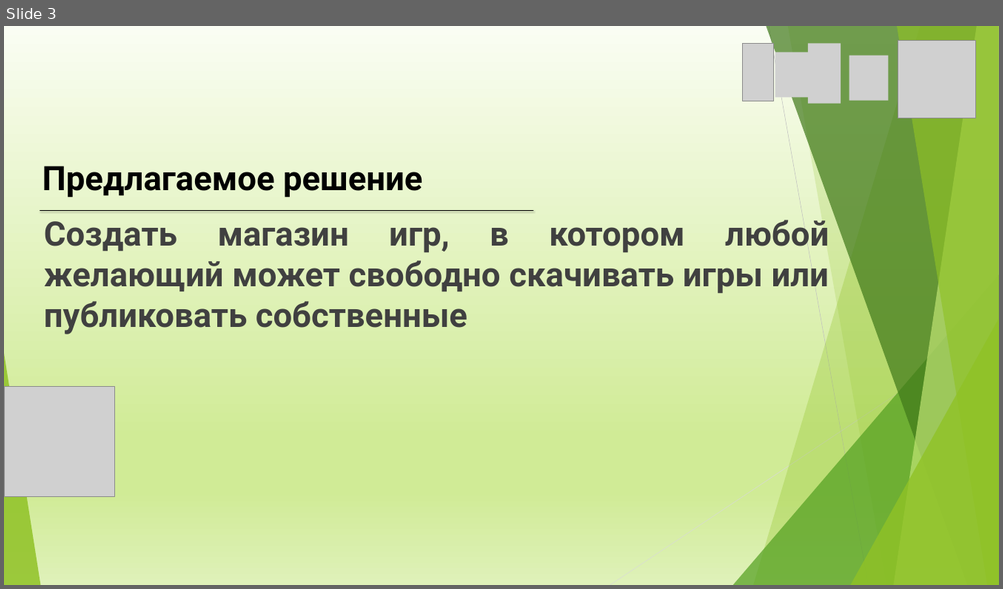
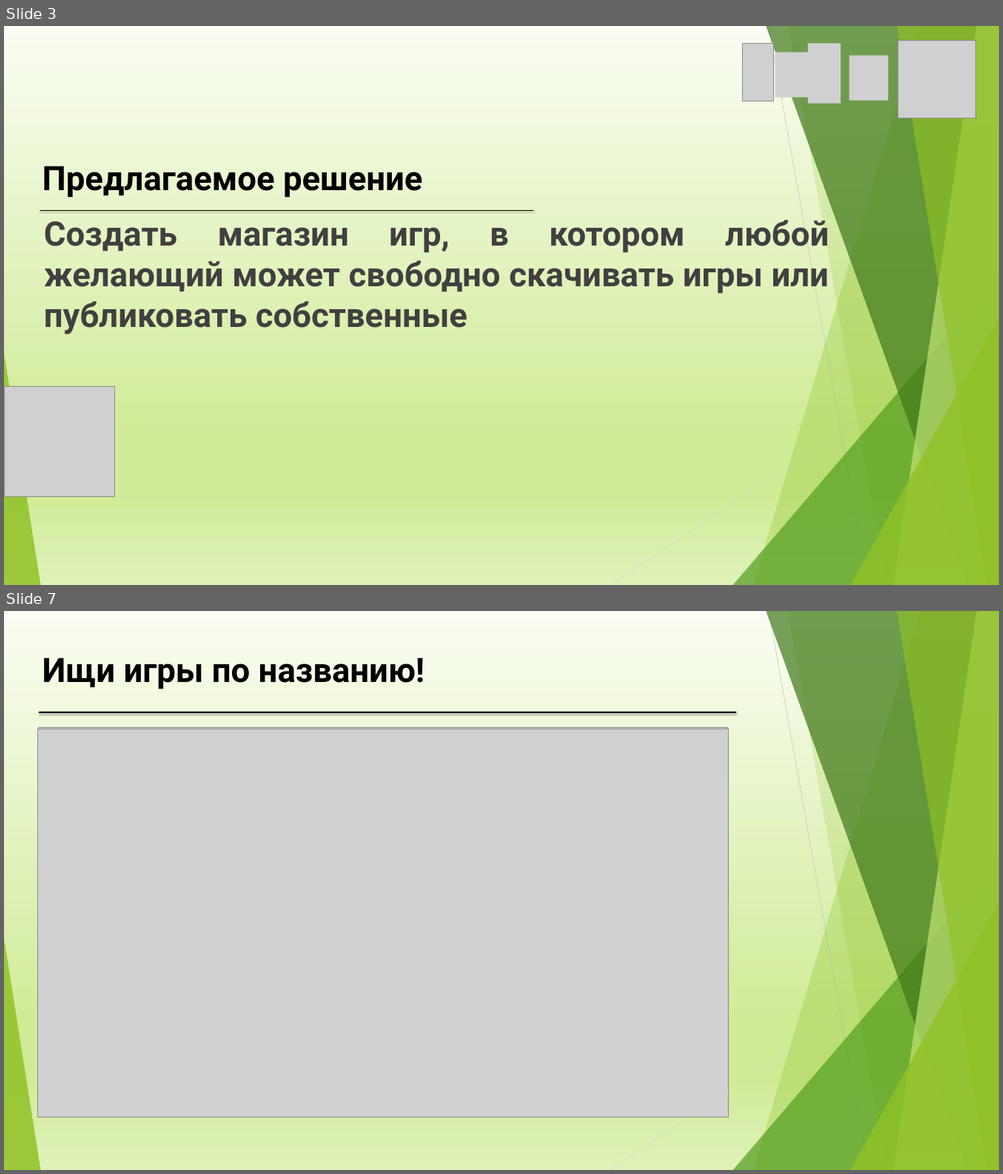
Before and after one commit to mathusha2023/GameStore, a slide deck: Презентация данжона(2).pptx. Shown one above the other, each under a label of ours: slide 3 before the commit, slides 3 and 7 after it; the slides between them are not shown. The pictures are 1003x589 and 1003x1174 pixels, drawn with LibreOffice and Linux fonts; fonts in the diff are those of the drawing; grey boxes stand for pictures. Boxes give left, top, right and bottom in pixels: in the first picture for what was removed or moved away, otherwise in the second. Text is boxed around its words. In the diff, an @@ line names an element or a change of style, - is before the commit and + after.

```diff
--- a/Презентация данжона(2).pptx
+++ b/Презентация данжона(2).pptx
@@ slide 7 added at box(4, 611, 999, 1170), background gradient #FAFDF3 to #D0EB96 to #DFF1B9; not listed: 10 template elements that a slide beside it also shows @@
@@ text added at box(42, 658, 425, 689), 65 pt, text #000000, bold @@
+Ищи игры по названию!
@@ line added from (39, 712) to (736, 712), #000000 2 pt @@
@@ picture added at box(37, 729, 728, 1117) @@
@@ picture added at box(38, 727, 727, 1114) @@
```
Also in this commit, not shown: 3 slides changed, 7 other slides added.
